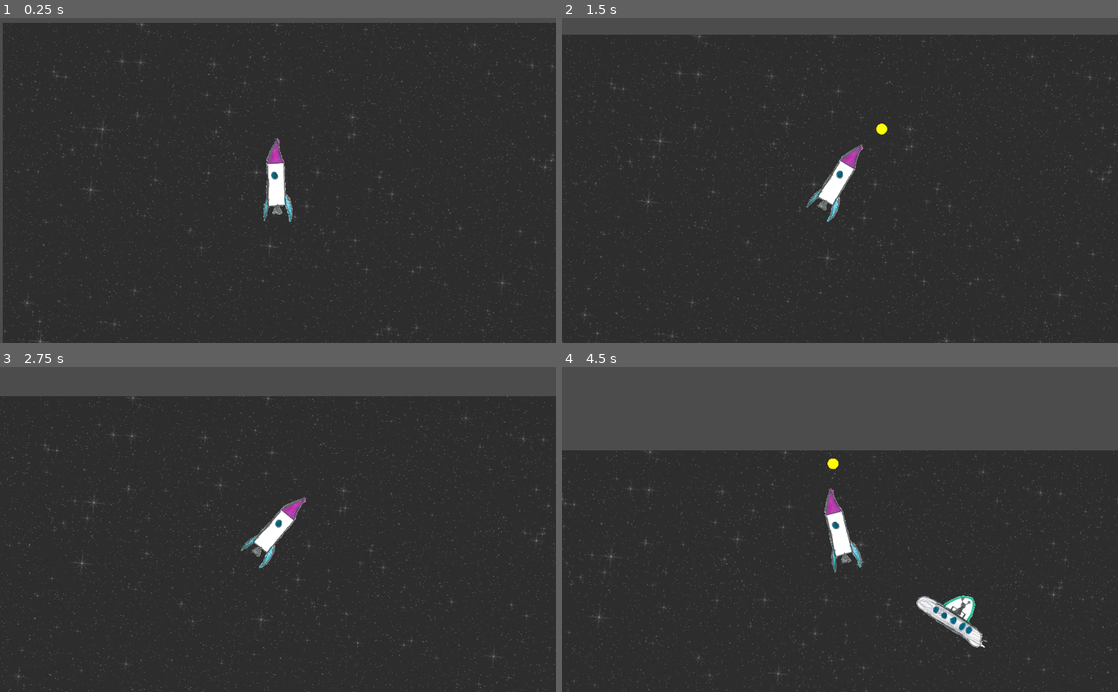
Above: before the commit, frames 1-4 (two rows, left to right).
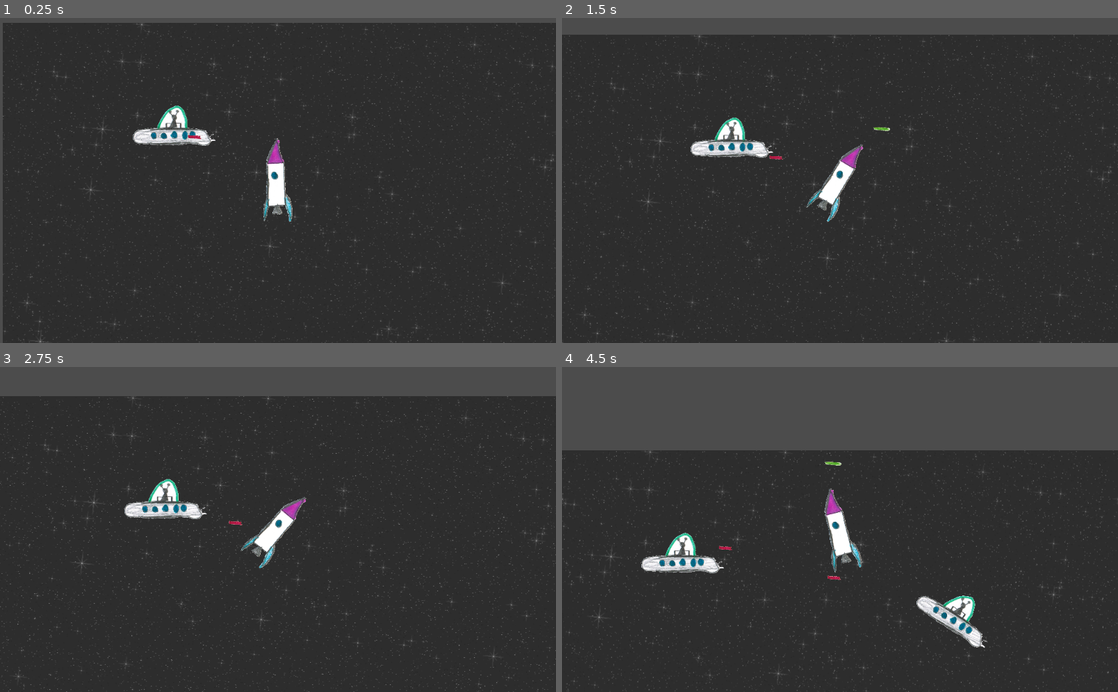
Above: after the commit, the same moments.

Repository: the-g-force/FamJam-April2020
Game: Godot game, scene res://src/Level.tscn
Two runs of this game, one before a commit and one after it. Both use one fixed random seed, a clock stepped at 60 frames per second and the inputs below.
Inputs:
- Up to frame 1 (0.25 s): no input
- Up to frame 2 (1.5 s): hold Right (TurnRight) 0.53-1.28 s; tap Space (Fire) at 0.6, 1.35 s; hold Left (TurnLeft) from 1.28 s (still down)
- Up to frame 3 (2.75 s): release Left (TurnLeft) at 2.03 s; hold Right (TurnRight) from 2.03 s (still down); tap Space (Fire) at 2.1 s
- Up to frame 4 (4.5 s): release Right (TurnRight) at 2.78 s; hold Up (Thrust) 2.78-3.53 s; tap Space (Fire) at 2.85, 3.6, 4.35 s; hold Left (TurnLeft) from 3.53 s (still down)

The runs differ from the first frame. In frame 1, 1.0% of the frame differs, in the area x 23-39%, y 26-40%; in frame 2, 1.0%; in frame 3, 1.0%; in frame 4, 1.1%, in the area x 14-51%, y 28-66%.

Commit message:
Add player health

Diff:
--- a/project/src/Bullet.gd
+++ b/project/src/Bullet.gd
@@ -8,8 +8,3 @@
 		var collider : Node2D = collision.collider as Node2D
 		if collider.is_in_group("LevelBounds"):
 			queue_free()
-
-
-
-func _draw():
-	draw_circle(Vector2.ZERO, $CollisionShape2D.shape.radius, Color.yellow)
--- a/project/src/Bullet.tscn
+++ b/project/src/Bullet.tscn
@@ -1,8 +1,10 @@
-[gd_scene load_steps=3 format=2]
+[gd_scene load_steps=4 format=2]
 
 [ext_resource path="res://src/Bullet.gd" type="Script" id=1]
+[ext_resource path="res://assets/bullet-green.png" type="Texture" id=2]
 
-[sub_resource type="CircleShape2D" id=1]
+[sub_resource type="RectangleShape2D" id=1]
+extents = Vector2( 14.2231, 4.45363 )
 
 [node name="Bullet" type="KinematicBody2D" groups=[
 "Bullet",
@@ -12,5 +14,9 @@
 collision_mask = 2
 script = ExtResource( 1 )
 
+[node name="Sprite" type="Sprite" parent="."]
+scale = Vector2( 0.2, 0.2 )
+texture = ExtResource( 2 )
+
 [node name="CollisionShape2D" type="CollisionShape2D" parent="."]
 shape = SubResource( 1 )
--- a/project/src/EnemyBullet.gd
+++ b/project/src/EnemyBullet.gd
@@ -11,6 +11,3 @@
 		elif collider is Rocket:
 			(collider as Rocket).damage()
 			queue_free()
-
-func _draw():
-	draw_circle(Vector2.ZERO, $CollisionShape2D.shape.radius, Color.pink)
--- a/project/src/EnemyBullet.tscn
+++ b/project/src/EnemyBullet.tscn
@@ -1,12 +1,18 @@
-[gd_scene load_steps=3 format=2]
+[gd_scene load_steps=4 format=2]
 
 [ext_resource path="res://src/EnemyBullet.gd" type="Script" id=1]
+[ext_resource path="res://assets/bullet-red.png" type="Texture" id=2]
 
-[sub_resource type="CircleShape2D" id=1]
+[sub_resource type="RectangleShape2D" id=1]
+extents = Vector2( 12.2676, 3.68247 )
 
 [node name="EnemyBullet" type="KinematicBody2D"]
 position = Vector2( 66.3235, 43.4029 )
 script = ExtResource( 1 )
 
+[node name="Sprite" type="Sprite" parent="."]
+scale = Vector2( 0.2, 0.2 )
+texture = ExtResource( 2 )
+
 [node name="CollisionShape2D" type="CollisionShape2D" parent="."]
 shape = SubResource( 1 )
--- a/project/src/Level.tscn
+++ b/project/src/Level.tscn
@@ -1,15 +1,21 @@
-[gd_scene load_steps=5 format=2]
+[gd_scene load_steps=7 format=2]
 
 [ext_resource path="res://src/Rocket.tscn" type="PackedScene" id=1]
 [ext_resource path="res://assets/background.png" type="Texture" id=2]
 [ext_resource path="res://src/Paths.tscn" type="PackedScene" id=3]
+[ext_resource path="res://src/UFO.tscn" type="PackedScene" id=4]
 
 [sub_resource type="RectangleShape2D" id=1]
 extents = Vector2( 3147.6, 10 )
 
+[sub_resource type="Curve2D" id=2]
+_data = {
+"points": PoolVector2Array( 0, 0, 0, 0, 233.688, 235.969, 0, 0, 0, 0, 336.935, 469.632, 0, 0, 0, 0, 624.939, 382.688, 0, 0, 0, 0, 516.258, 132.722, 0, 0, 0, 0, 233.688, 235.969 )
+}
+
 [node name="Node2D" type="Node2D"]
 
-[node name="Background" type="Sprite" parent="."]
+[node name="Sprite" type="Sprite" parent="."]
 texture = ExtResource( 2 )
 centered = false
 region_enabled = true
@@ -66,3 +72,10 @@
 shape = SubResource( 1 )
 
 [node name="Paths" parent="." instance=ExtResource( 3 )]
+
+[node name="TestPath" type="Path2D" parent="."]
+curve = SubResource( 2 )
+
+[node name="PathFollow2D" parent="TestPath" instance=ExtResource( 4 )]
+position = Vector2( 315.174, 190.191 )
+speed = null
--- a/project/src/Rocket.gd
+++ b/project/src/Rocket.gd
@@ -17,6 +17,7 @@
 export var bullet_speed : float = 400
 
 var _speed : float = 0
+var health = 10
 
 onready var _flames : Node2D = $Hull/Flames
 onready var _gunpoint : Node2D = $GunPoint
@@ -57,4 +58,6 @@
 		_shoot_sound.play()
 
 func damage():
-	print("Ouch")
+	health -= 1
+	if health <= 0:
+		hide()
--- a/project/src/UFO.tscn
+++ b/project/src/UFO.tscn
@@ -32,5 +32,6 @@
 shape = SubResource( 1 )
 
 [node name="Timer" type="Timer" parent="."]
+[connection signal="body_entered" from="." to="." method="_on_body_entered"]
 [connection signal="body_entered" from="DetectionArea" to="." method="_on_DetectionArea_body_entered"]
 [connection signal="body_exited" from="DetectionArea" to="." method="_on_DetectionArea_body_exited"]
